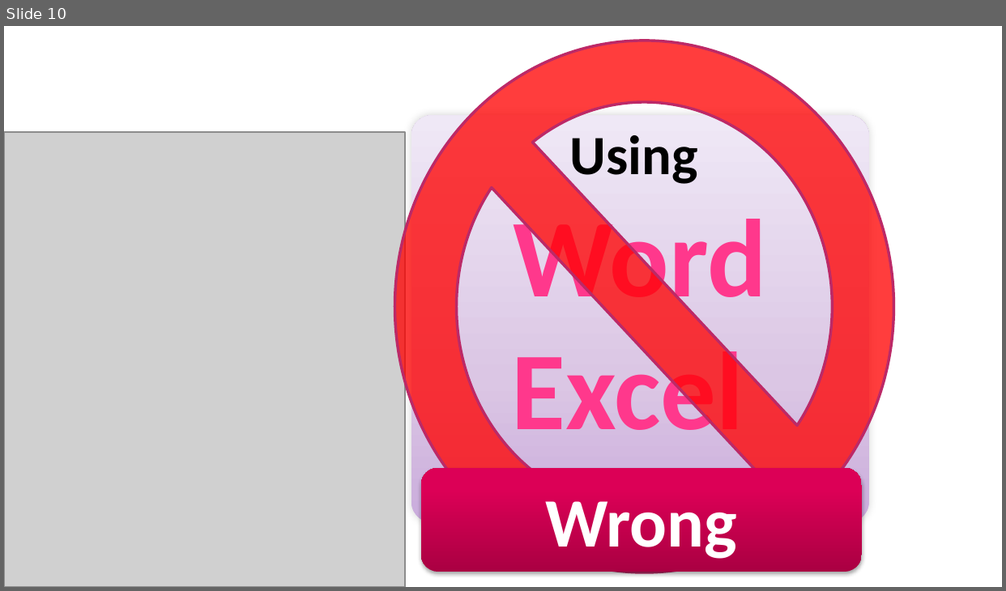
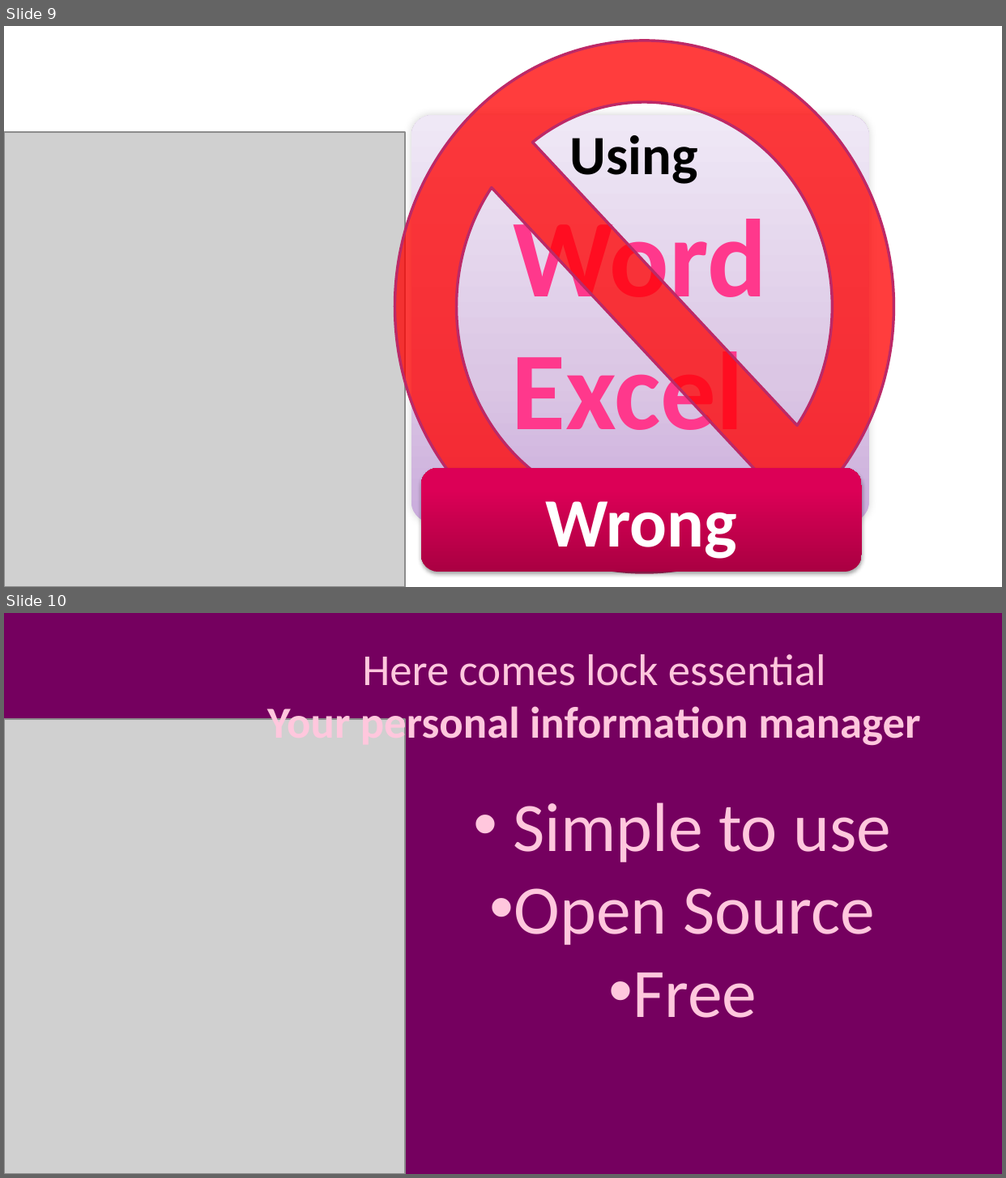
Before and after one commit to hvpulok/lockessential, a slide deck: modules/accounts/assets/intro.pptx. Shown one above the other, each under a label of ours: slide 10 before the commit, slides 9 and 10 after it. The pictures are 1006x591 and 1006x1178 pixels, drawn with LibreOffice and Linux fonts; fonts in the diff are those of the drawing; grey boxes stand for pictures. Boxes give left, top, right and bottom in pixels: in the first picture for what was removed or moved away, otherwise in the second. Text is boxed around its words. In the diff, an @@ line names an element or a change of style, - is before the commit and + after.

```diff
--- a/modules/accounts/assets/intro.pptx
+++ b/modules/accounts/assets/intro.pptx
@@ slide 10 added at <box>4,613,1002,1174</box>, background #75005F @@
@@ text added at <box>267,654,920,749</box>, 32 pt, text #FFC7DD, bold @@
+Here comes lock essential
+Your personal information manager
@@ picture added at <box>4,719,405,1174</box> @@
@@ text added at <box>513,803,891,1018</box>, 50 pt, text #FFC7DD @@
+• Simple to use
+• Open Source
+• Free
@@ what was slide 10 is now slide 9 @@
```
Also in this commit, not shown: 3 other slides added, 1 slide removed, 15 other files.
